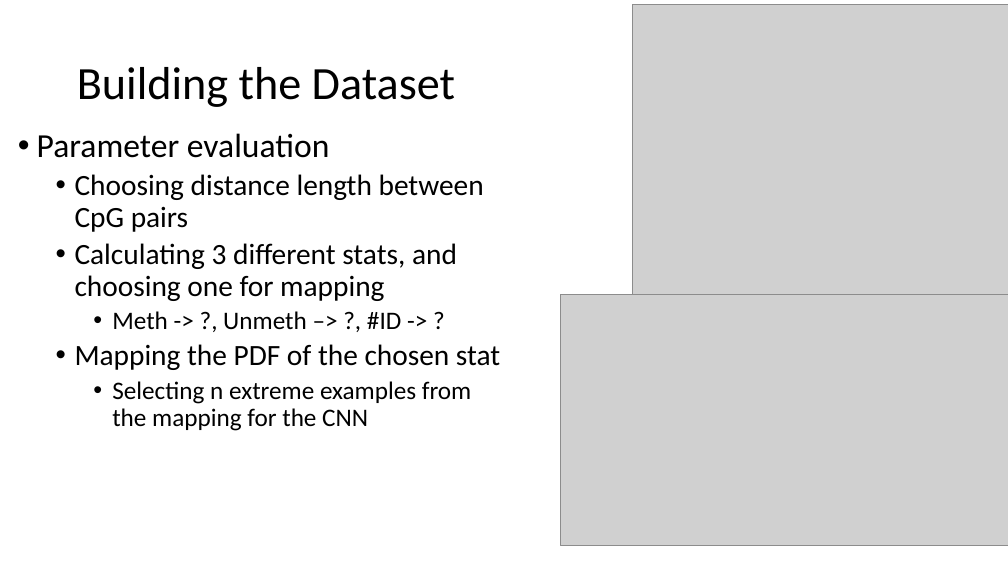
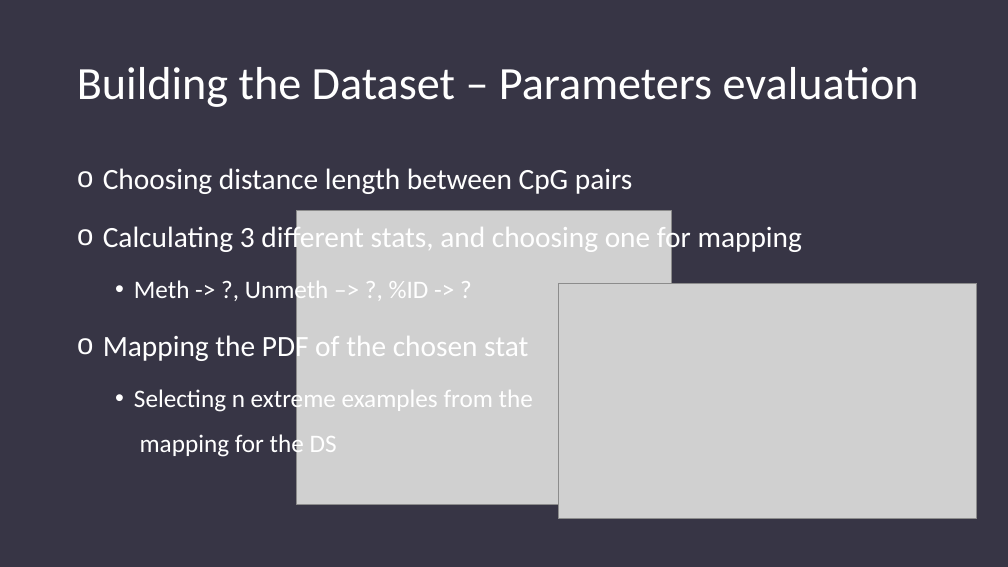
Before and after one commit to amitaifrey/methyl-motif, a slide deck: slide 5 of Predicting methyilation in human genome.pptm (slide 6 before the commit). Drawn at 1008x567 pixels with LibreOffice and Linux fonts; fonts in the diff are those of the drawing; grey boxes stand for pictures. Boxes give left, top, right and bottom in pixels: in the first picture for what was removed or moved away, otherwise in the second. Text is boxed around its words. In the diff, an @@ line names an element or a change of style, - is before the commit and + after.

```diff
--- a/Predicting methyilation in human genome.pptm
+++ b/Predicting methyilation in human genome.pptm
@@ background #FFFFFF to #373545 @@
@@ title at bbox=[77, 67, 919, 107]: text changed; text colour #000000 to #FFFFFF @@
-Building the Dataset
+Building the Dataset – Parameters evaluation
@@ text "Choosing distance length between CpG ...": place and size @@
-text "Choosing distance length between CpG ..." at bbox=[37, 133, 500, 431]
+text "Choosing distance length between CpG ..." at bbox=[103, 168, 802, 459]
@@ text at bbox=[37, 133, 330, 158]: paragraph removed @@
-• Parameter evaluation
@@ text at bbox=[103, 168, 802, 363]: text colour #000000 to #FFFFFF in "Choosing distance length between CpG pairs", "Calculating 3 different stats, and choosing one ...", "Mapping the PDF of the chosen stat"; bullet • to o; line spacing 0.9 to 1.5 @@
@@ picture: place and size @@
-picture at bbox=[633, 5, 1008, 298]
+picture at bbox=[296, 211, 671, 504]
@@ text at bbox=[134, 278, 429, 305]: text changed; text colour #000000 to #FFFFFF @@
-    • Meth -> ?, Unmeth –> ?, #ID -> ?
+    • Meth -> ?, Unmeth –> ?, %ID -> ?
@@ picture: place and size @@
-picture at bbox=[560, 295, 1008, 546]
+picture at bbox=[559, 284, 978, 519]
@@ text at bbox=[134, 387, 533, 459]: text changed; text colour #000000 to #FFFFFF @@
-    • Selecting n extreme examples from the mapping for the CNN
+    • Selecting n extreme examples from the
+      mapping for the DS
```
Also in this commit, not shown: 6 other slides changed, 3 slides added, 2 slides removed.
